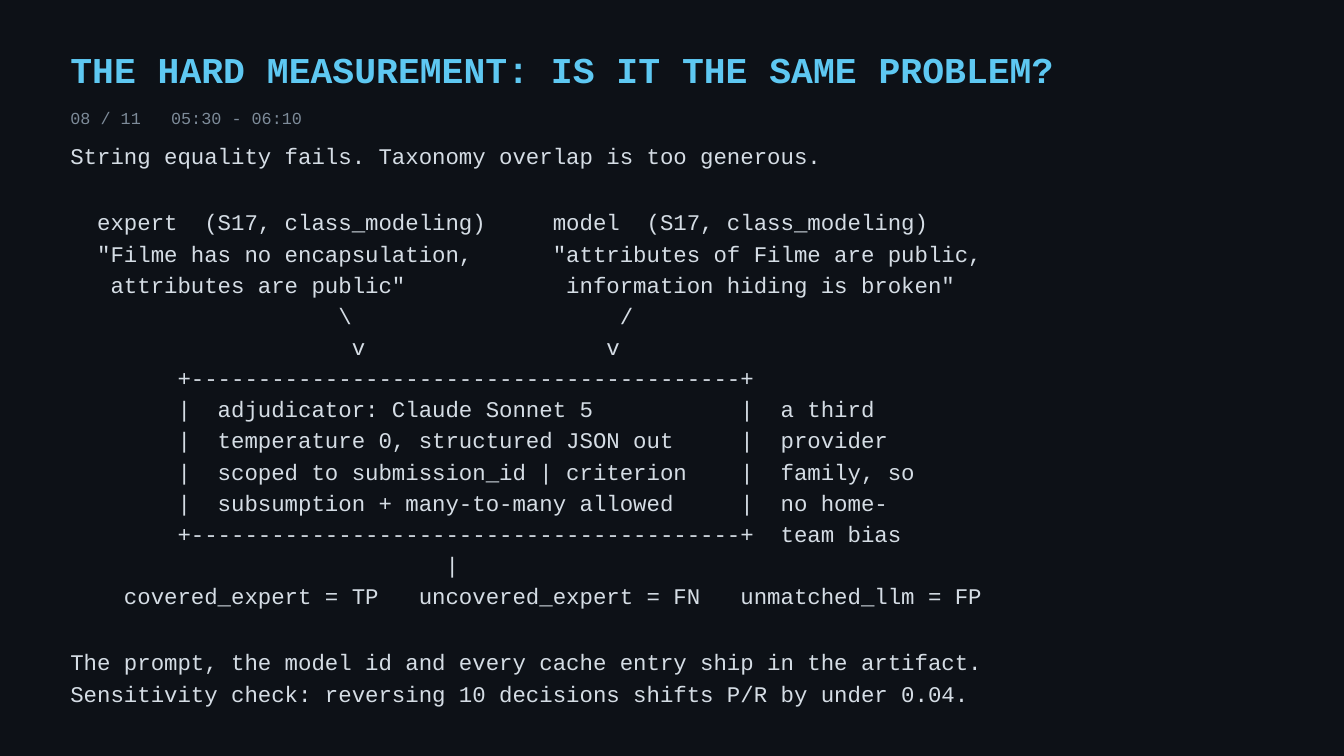
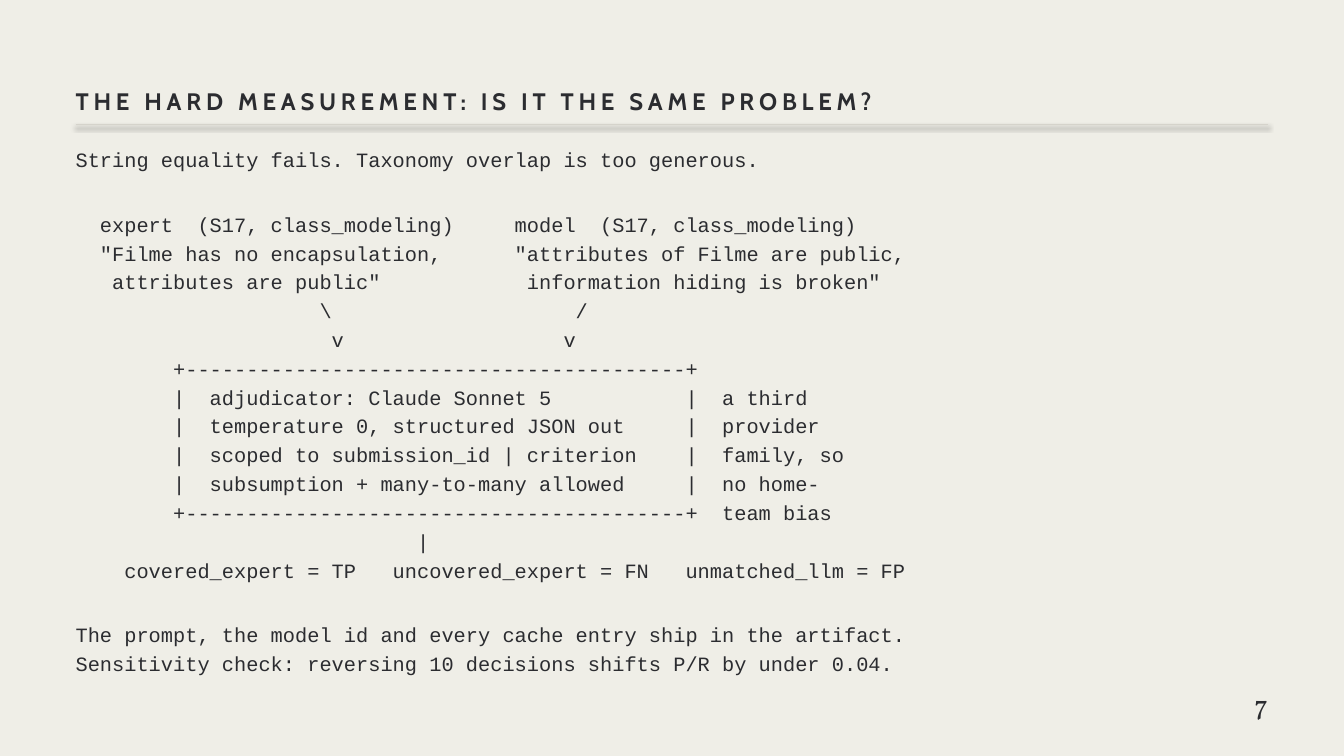
Before and after one commit to elipcs/grading-is-easy-feedback-is-hard, a slide deck: slide 8 of docs/presentation/slides.pptx. Drawn at 1344x756 pixels with LibreOffice and Linux fonts; fonts in the diff are those of the drawing. Boxes give left, top, right and bottom in pixels: in the first picture for what was removed or moved away, otherwise in the second. Text is boxed around its words. In the diff, an @@ line names an element or a change of style, - is before the commit and + after.

```diff
--- a/docs/presentation/slides.pptx
+++ b/docs/presentation/slides.pptx
@@ background #0D1117 to #EFEEE7 @@
@@ text "THE HARD MEASUREMENT: IS IT ...": place and size @@
-text "THE HARD MEASUREMENT: IS IT ..." at (70,58,1054,84)
+text "THE HARD MEASUREMENT: IS IT ..." at (76,92,872,111)
@@ text "THE HARD MEASUREMENT: IS IT ..." at (76,92,872,111): size 26 to 17 pt, font Courier New to Cabin, text colour #5EC8F2 to #2B2C30, letter spacing 0 to 3.4 pt; vertical alignment top to bottom @@
@@ text removed at (70,113,302,124) @@
-08 / 11 05:30 - 06:10
@@ text "String equality fails. Taxonomy overlap ..." at (76,153,905,675): size 16 to 14.6 pt, text colour #D5DDE5 to #2B2C30; line spacing 1.16 to 1.18 @@
@@ line added from (76, 125) to (1268, 125), #D5D3CB 0.75 pt @@
@@ text added at (1254,701,1268,720), 20 pt, text #2B2C30 @@
+7
```
Also in this commit, not shown: 10 other slides changed, 2 other files.
